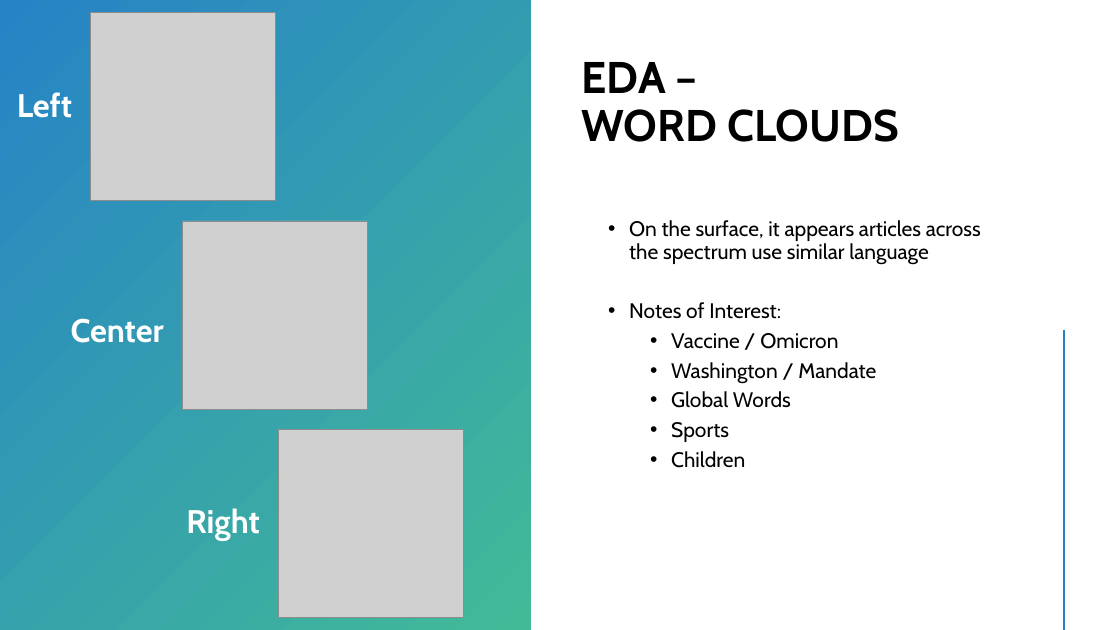
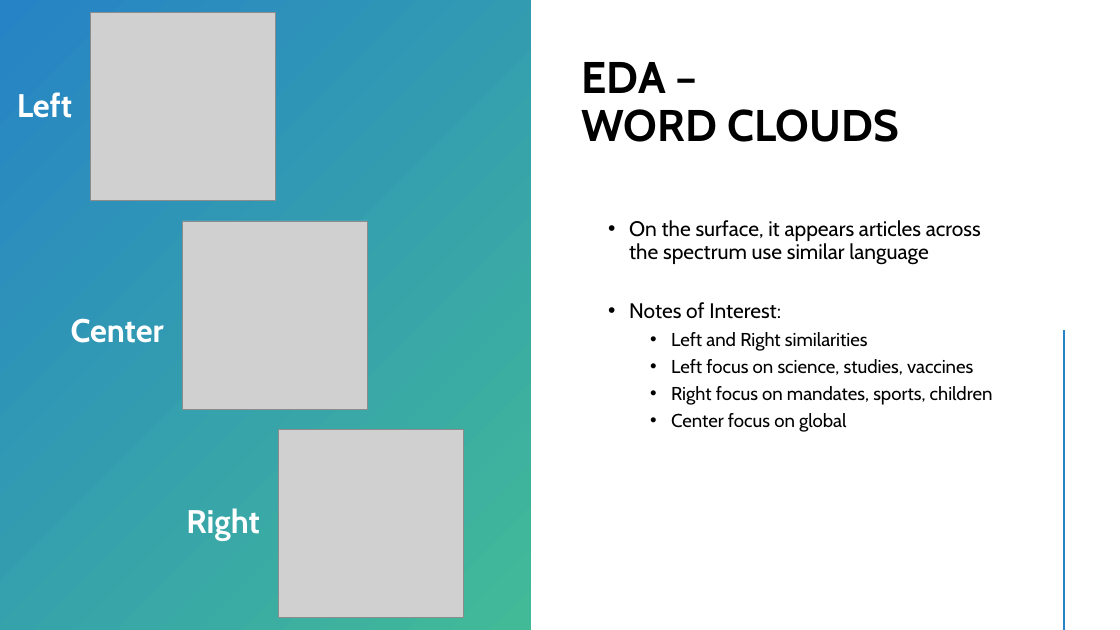
Before and after one commit to man-of-moose/masters_607, a slide deck: slide 5 of projects/final_project/final_presentation.pptx. Drawn at 1120x630 pixels with LibreOffice and Linux fonts; fonts in the diff are those of the drawing; grey boxes stand for pictures. Boxes give left, top, right and bottom in pixels: in the first picture for what was removed or moved away, otherwise in the second. Text is boxed around its words. In the diff, an @@ line names an element or a change of style, - is before the commit and + after.

```diff
--- a/projects/final_project/final_presentation.pptx
+++ b/projects/final_project/final_presentation.pptx
@@ text at bbox=[671, 332, 993, 432]: text changed; size 18 to 16 pt @@
-  • Vaccine / Omicron
-  • Washington / Mandate
-  • Global Words
-  • Sports
-  • Children
+  • Left and Right similarities
+  • Left focus on science, studies, vaccines
+  • Right focus on mandates, sports, children
+  • Center focus on global
```
Also in this commit, not shown: 4 other slides changed, 19 other files.
